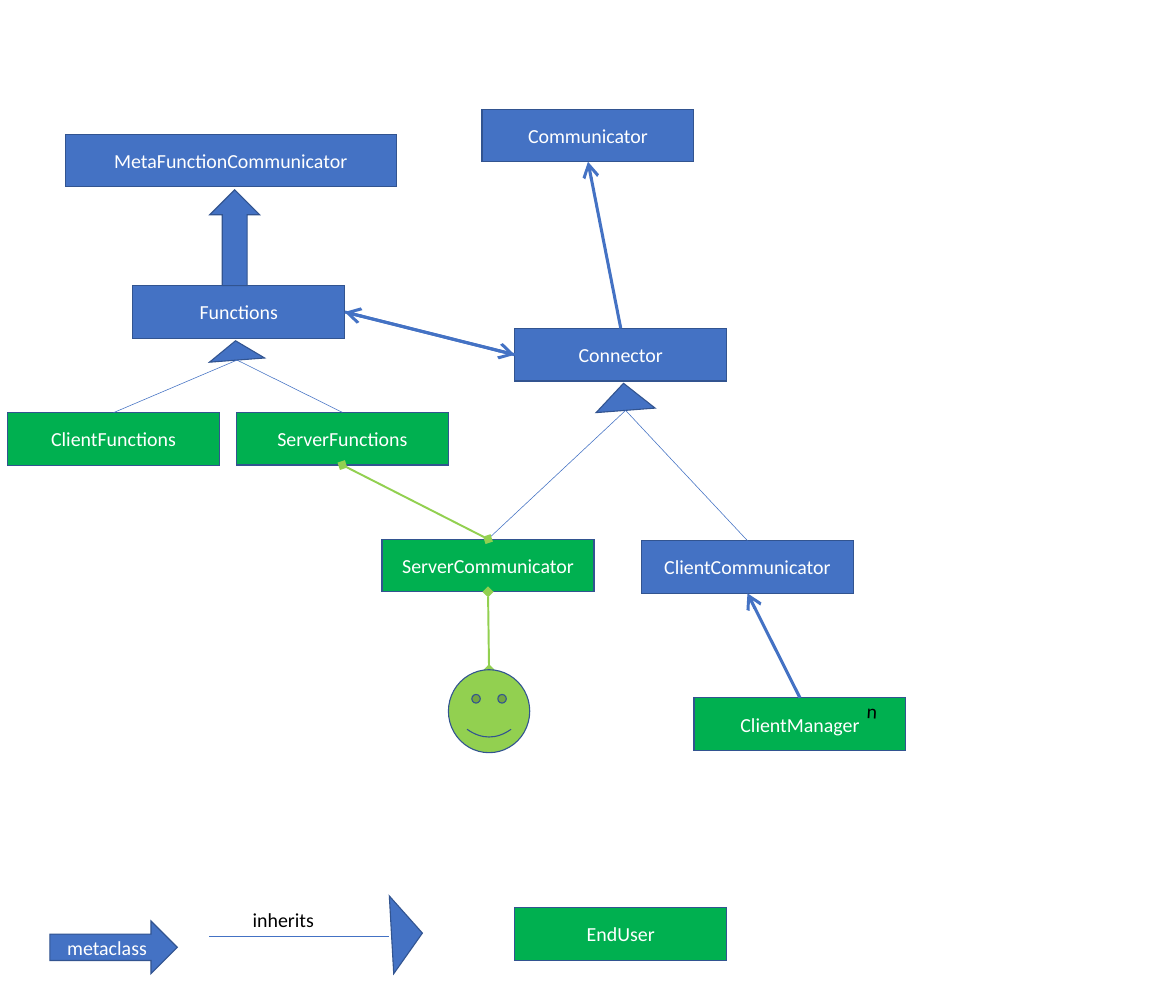
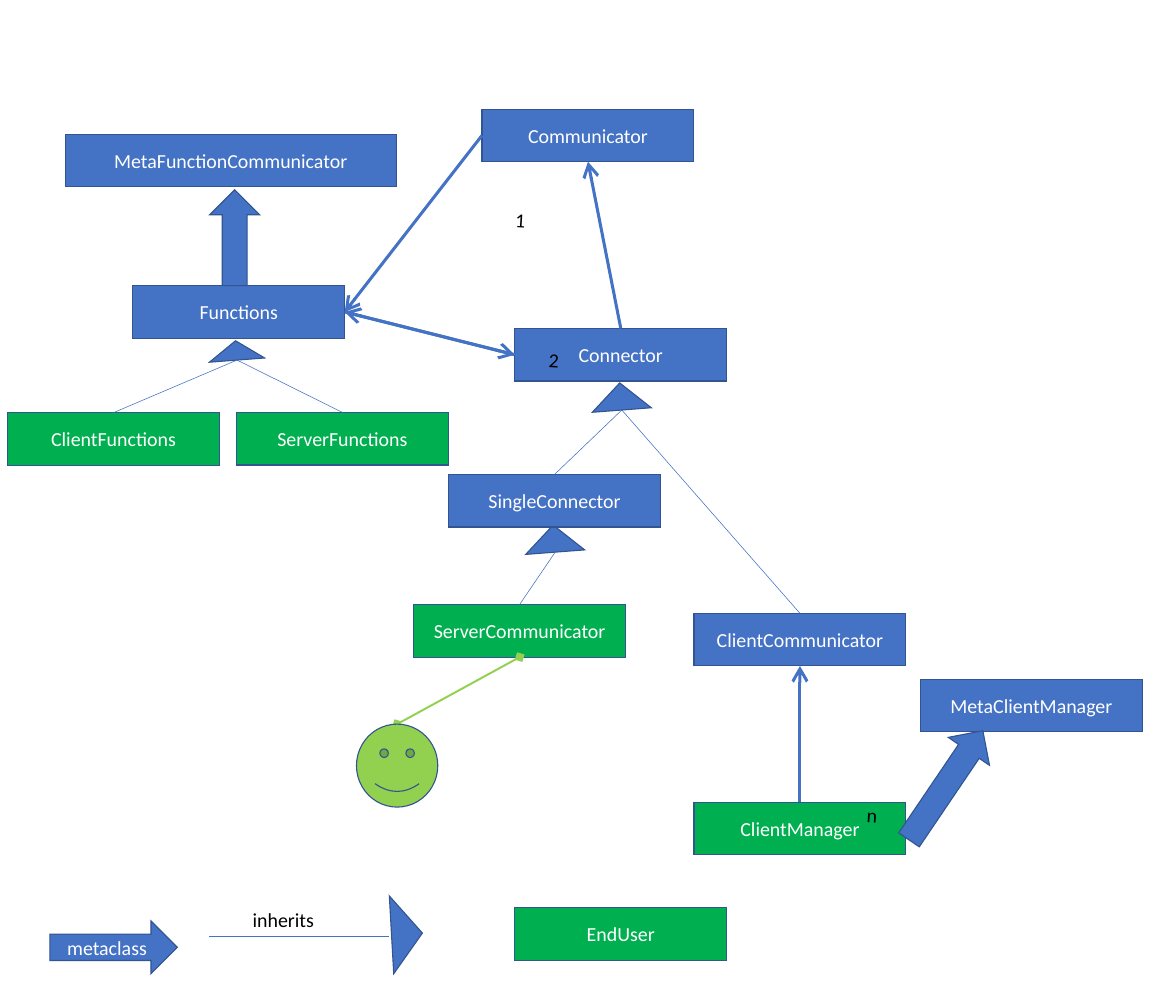
Before and after one commit to JulianSobott/networking, a slide deck: slide 3 of docs/Communication.pptx. Drawn at 1176x991 pixels with LibreOffice and Linux fonts; fonts in the diff are those of the drawing. Boxes give left, top, right and bottom in pixels: in the first picture for what was removed or moved away, otherwise in the second. Text is boxed around its words. In the diff, an @@ line names an element or a change of style, - is before the commit and + after.

Commit message:
correct typehint and update ppt

```diff
--- a/docs/Communication.pptx
+++ b/docs/Communication.pptx
@@ arrow added from (482, 135) to (345, 312), #4472C4 2.75 pt @@
@@ text added at <box>515,214,525,228</box>, 18 pt, text #000000 @@
+1
@@ text added at <box>548,354,558,368</box>, 18 pt, text #000000 @@
+2
@@ triangle added at <box>590,381,651,413</box>, fill #4472C4, outline #325491 1 pt @@
@@ line added from (622, 410) to (555, 474), #4472C4 0.5 pt @@
@@ line moved from (625, 410) - (747, 541) to (622, 410) - (800, 613) @@
@@ double arrow removed from (488, 539) to (343, 465) @@
@@ rectangle added at <box>449,474,661,527</box>, fill #4472C4, outline #325491 1 pt, 18 pt, text #FFFFFF @@
+SingleConnector
@@ triangle: place and size @@
-triangle at <box>594,381,655,413</box>
+triangle at <box>524,523,585,554</box>
@@ line moved from (488, 539) - (625, 410) to (519, 605) - (555, 552) @@
@@ rectangle "ServerCommunicator": place and size @@
-rectangle "ServerCommunicator" at <box>382,539,594,592</box>
+rectangle "ServerCommunicator" at <box>414,605,625,657</box>
@@ rectangle "ClientCommunicator": place and size @@
-rectangle "ClientCommunicator" at <box>641,541,853,594</box>
+rectangle "ClientCommunicator" at <box>694,613,906,666</box>
@@ double arrow moved from (489, 670) - (488, 592) to (398, 724) - (519, 657) @@
@@ arrow moved from (800, 698) - (747, 594) to (800, 802) - (800, 666) @@
@@ rectangle added at <box>921,680,1143,732</box>, fill #4472C4, outline #325491 1 pt, 18 pt, text #FFFFFF @@
+MetaClientManager
@@ down arrow added at <box>889,717,1004,854</box>, fill #4472C4, outline #325491 1 pt @@
@@ smiley face: place and size @@
-smiley face at <box>449,670,530,753</box>
+smiley face at <box>357,724,438,807</box>
@@ text "n": place and size @@
-text "n" at <box>866,708,876,719</box>
+text "n" at <box>866,812,876,823</box>
@@ rectangle "ClientManager": place and size @@
-rectangle "ClientManager" at <box>694,698,906,751</box>
+rectangle "ClientManager" at <box>694,802,906,855</box>
```
Also in this commit, not shown: 1 other file.
